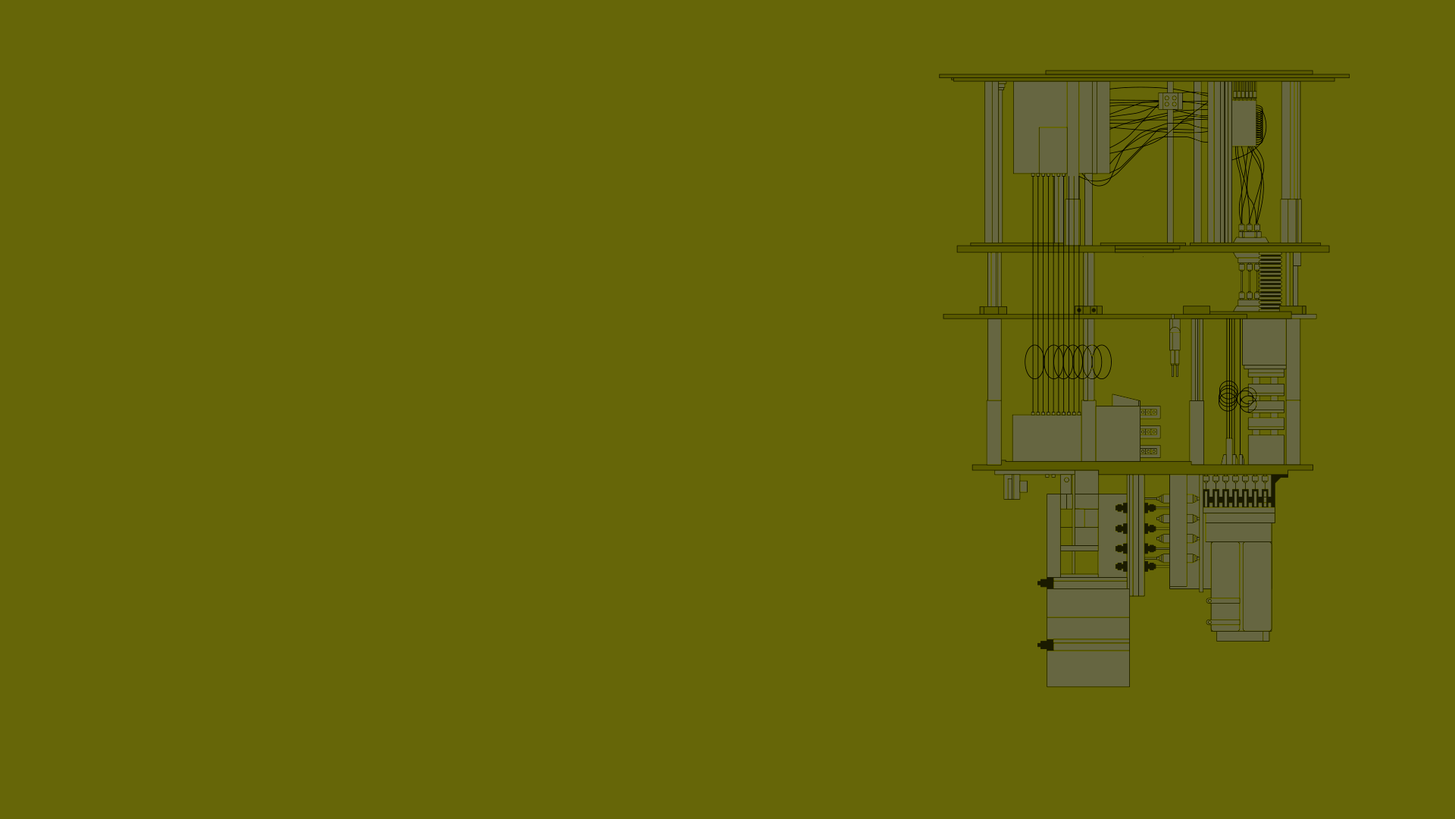
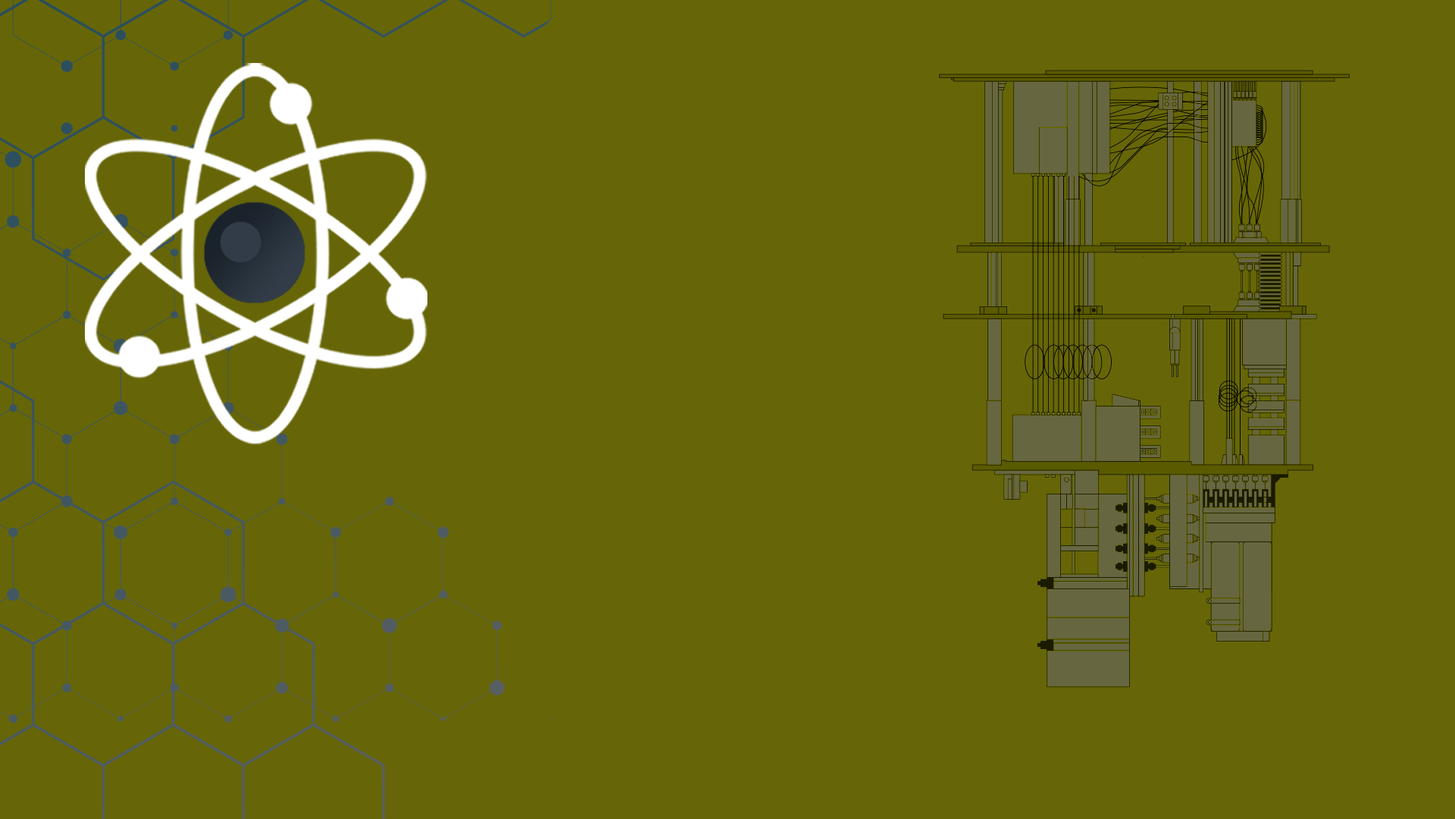
Layers edited between the first and the second 1455x819 image:
added layer "Layer 5" above "Layer 2" over [84, 62, 428, 445]
added layer "Vector Smart Object" above "Layer 1" over [0, 0, 554, 819]
